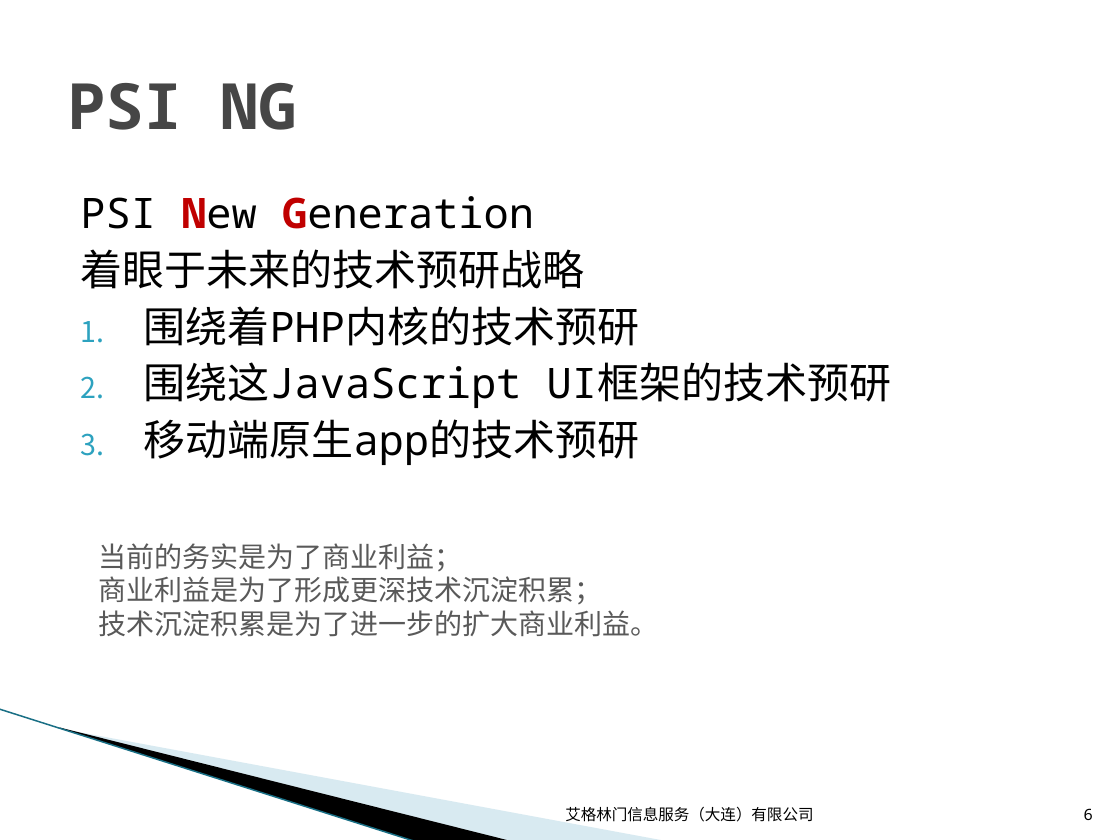
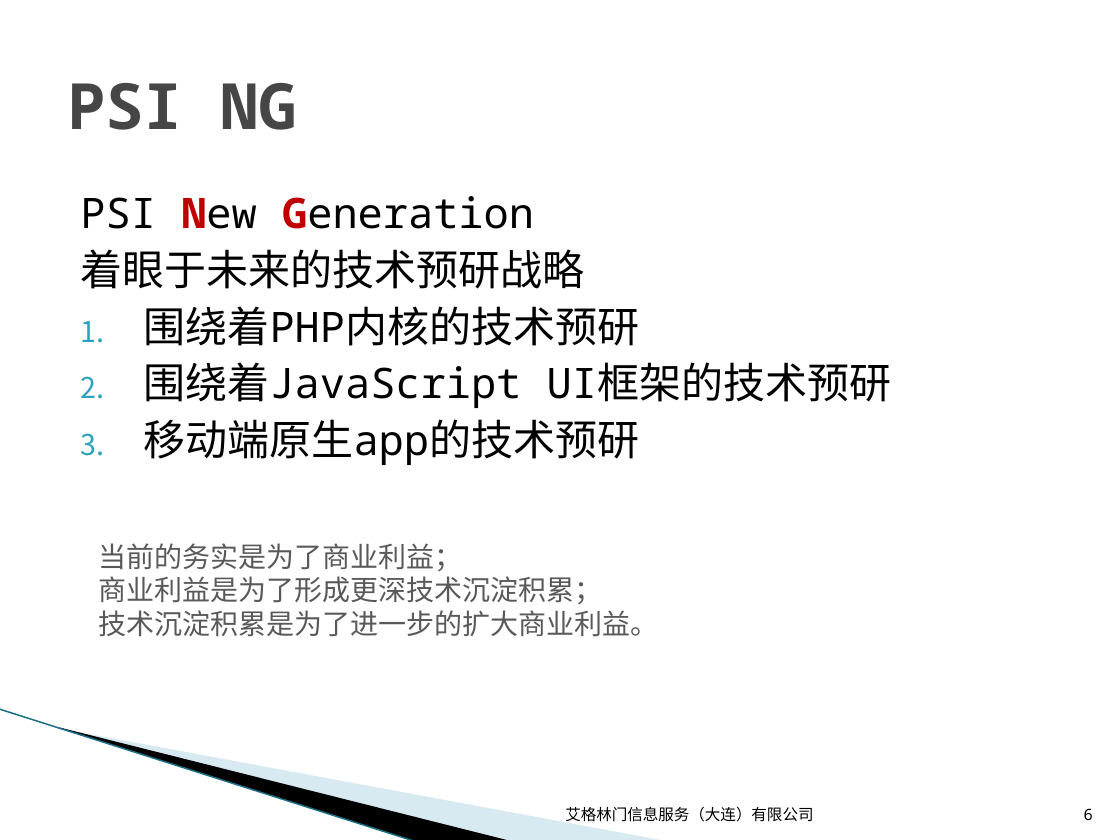
Before and after one commit to wuzhiping/PSI, a slide deck: slide 6 of doc/01 战略/PSI技术战略.pptx. Drawn at 1120x840 pixels with LibreOffice and Linux fonts; fonts in the diff are those of the drawing; background and template pictures are left out. Boxes give left, top, right and bottom in pixels: in the first picture for what was removed or moved away, otherwise in the second. Text is boxed around its words. In the diff, an @@ line names an element or a change of style, - is before the commit and + after.

Commit message:
PSI技术战略 - 更正错别字

```diff
--- a/doc/01 战略/PSI技术战略.pptx
+++ b/doc/01 战略/PSI技术战略.pptx
@@ text at (143,362,892,408): text changed @@
-2. 围绕这JavaScript UI框架的技术预研
+2. 围绕着JavaScript UI框架的技术预研
```
